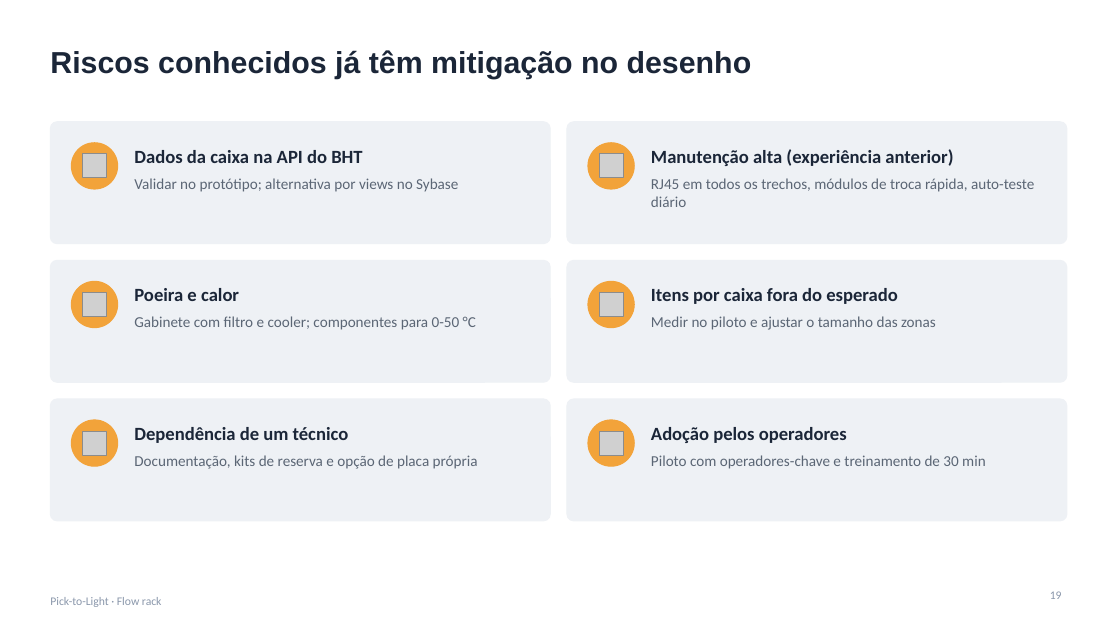
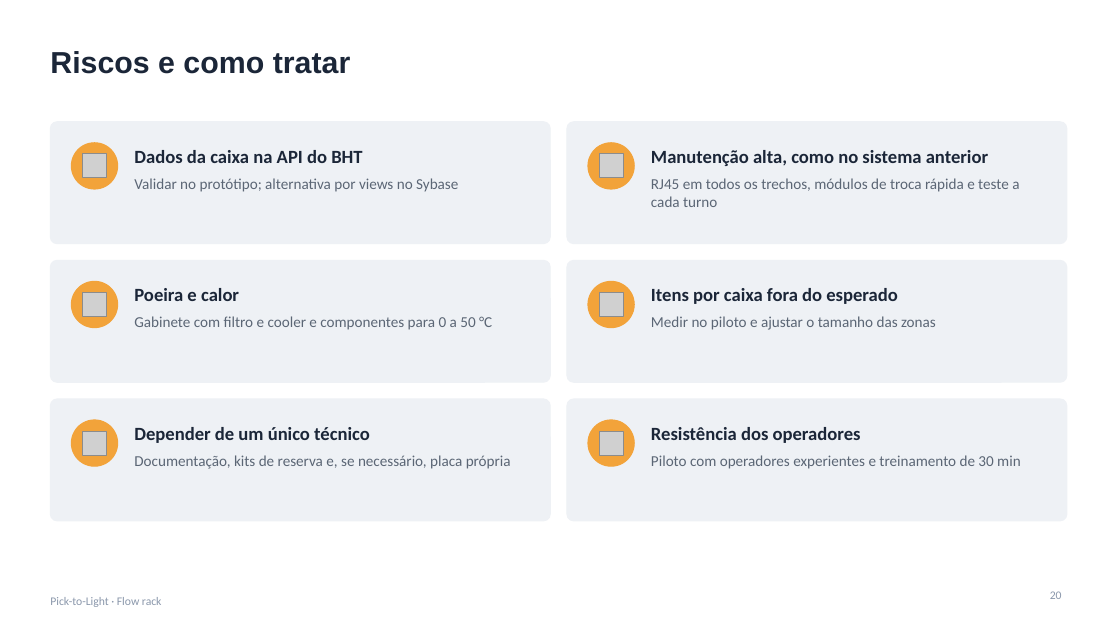
Before and after one commit to jivo88/picking_to_light, a slide deck: slide 20 of projeto/entregaveis/Apresentacao_PTL.pptx (slide 19 before the commit). Drawn at 1120x630 pixels with LibreOffice and Linux fonts; fonts in the diff are those of the drawing; grey boxes stand for pictures. Boxes give left, top, right and bottom in pixels: in the first picture for what was removed or moved away, otherwise in the second. Text is boxed around its words. In the diff, an @@ line names an element or a change of style, - is before the commit and + after.

```diff
--- a/projeto/entregaveis/Apresentacao_PTL.pptx
+++ b/projeto/entregaveis/Apresentacao_PTL.pptx
@@ title at (50, 51, 351, 74): text changed @@
-Riscos conhecidos já têm mitigação no desenho
+Riscos e como tratar
@@ text at (651, 178, 1019, 207): text changed @@
-RJ45 em todos os trechos, módulos de troca rápida, auto-teste diário
+RJ45 em todos os trechos, módulos de troca rápida e teste a cada turno
@@ text at (651, 150, 988, 166): text changed @@
-Manutenção alta (experiência anterior)
+Manutenção alta, como no sistema anterior
@@ text at (134, 316, 492, 330): text changed @@
-Gabinete com filtro e cooler; componentes para 0-50 °C
+Gabinete com filtro e cooler e componentes para 0 a 50 °C
@@ text at (134, 427, 370, 443): text changed @@
-Dependência de um técnico
+Depender de um único técnico
@@ text at (651, 427, 861, 443): text changed @@
-Adoção pelos operadores
+Resistência dos operadores
@@ text at (134, 455, 511, 469): text changed @@
-Documentação, kits de reserva e opção de placa própria
+Documentação, kits de reserva e, se necessário, placa própria
@@ text at (651, 455, 1021, 469): text changed @@
-Piloto com operadores-chave e treinamento de 30 min
+Piloto com operadores experientes e treinamento de 30 min
@@ page number at (1050, 591, 1062, 599): text changed @@
-19
+20
```
Also in this commit, not shown: 19 other slides changed, 2 slides added, 1 slide removed, 16 other files.
